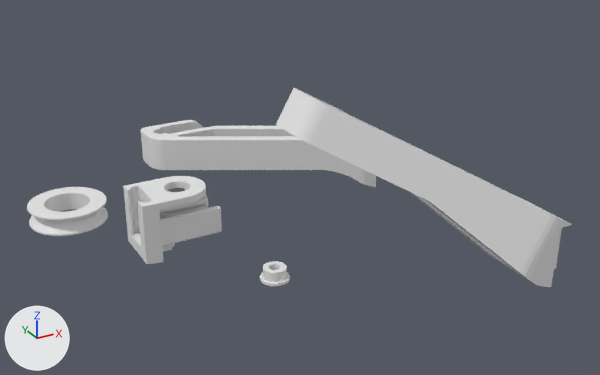
An edit to the Blender file projects/Ender3v2 Filament loading guide/upper guide/upper guide.blend, drawn before and after from the same camera.
Rendered twice from a camera (50 mm lens) standing at (-76.0, -264.0, 140.0) and looking at (55.0, -26.0, 21.0). The axes (+X, +Y, +Z) are drawn at lower left. The lights are the same throughout.

Objects in the first picture: '4mm ID bearing inner race', '606zz  pulley', 'Top filament guide -angled V2', 'Top filament guide -flat-', 'Top filament guide dovetail - attaach to ender 3'.
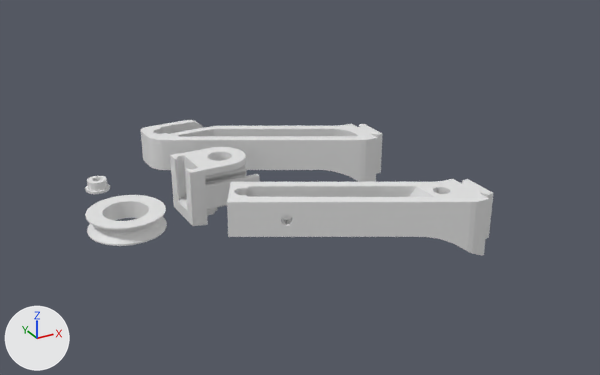
Where the newer file only moved an object's origin or applied its transform, the numbers keep the older frame.

The change in detail:
me_4mm_id_bearing_inner_race has 144 vertices, 288 faces and spans x 71.17..81.17, y 140.27..150.27, z 0.01..4.51.
me_4mm_id_bearing_inner_race is used by ob_4mm_id_bearing_inner_race; location (-42.2, -192.0, 0.0).
me_4mm_id_bearing_inner_race part 1: the whole mesh is moved by (-76.17, -145.27, -1.84).
me_22mm_bearing_outer_race has 624 vertices, 1248 faces and spans x -29.1..0.3, y 116.9..146.3, z 0.0..7.0.
me_22mm_bearing_outer_race is used by ob_606zz__pulley; location (0.0, -98.9, 0.0).
me_22mm_bearing_outer_race part 2: the whole mesh is moved by (14.4, -131.6, -3.5).
me_top_filament_guide_dovetail___attaach_to_ender_3 has 456 vertices, 920 faces and spans x 133.5..163.0, y -73.9..-53.9, z 0.0..22.5.
me_top_filament_guide_dovetail___attaach_to_ender_3 is used by ob_top_filament_guide_dovetail___attaach_to_ender_3; location (-134.1, 56.3, 0.0).
me_top_filament_guide_dovetail___attaach_to_ender_3 part 3: the whole mesh is moved by (-148.4, 63.7, -13.6).
Mesh me_top_filament_guide__flat__003 is new.
It has 512 vertices, 498 faces and spans x -40.0..51.8, y -10.0..10.5, z -12.9..9.1.
Object '4mm ID bearing inner race' (ob_4mm_id_bearing_inner_race) moves from (-42.2, -192.0, 0.0) to (3.4, 54.9, 1.8).
Object '606zz  pulley' (ob_606zz__pulley) moves from (0.0, -98.9, 0.0) to (2.9, 14.3, 3.5).
Object 'Top filament guide -angled V2' (ob_top_filament_guide__angled_v2) is deleted.
Object 'Top filament guide dovetail - attaach to ender 3' (ob_top_filament_guide_dovetail___attaach_to_ender_3) moves from (-134.1, 56.3, 0.0) to (39.4, 12.4, 13.6).
Object 'guide only' (ob_guide_only) is new; it shows me_top_filament_guide__flat__003.
Its location is (65.6, -38.5, 13.5).
Its rotation in degrees is (0, 0, -29).

Location of each change, [x1, y1, x2, y2] in pixels of the pictures (600 x 375 px):
'Top filament guide -angled V2', deleted: before [276, 88, 572, 287]
'guide only', added: after [227, 179, 493, 256]
'Top filament guide dovetail - attaach to ender 3', moved: before [123, 176, 222, 264]; after [170, 147, 260, 226]
'606zz  pulley', moved: before [27, 187, 108, 236]; after [85, 195, 167, 246]
'4mm ID bearing inner race', moved: before [260, 261, 290, 286]; after [85, 176, 110, 194]
